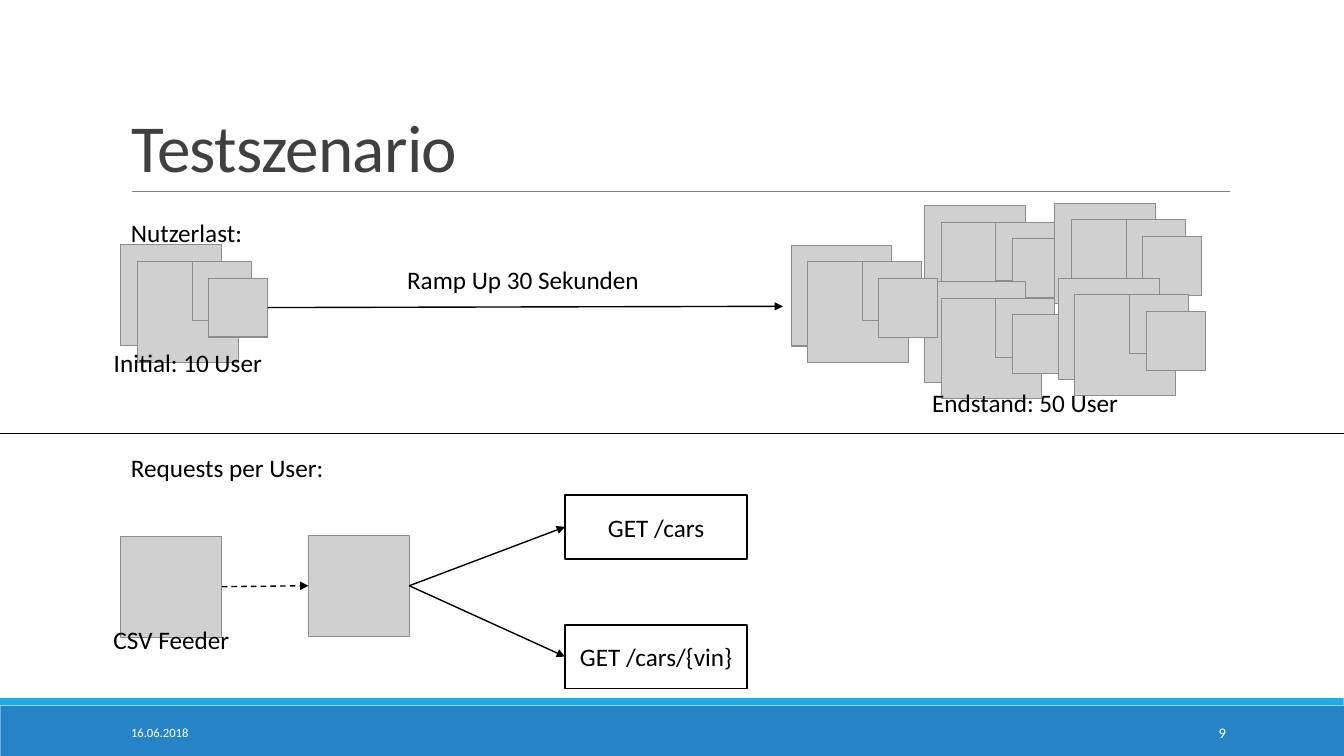
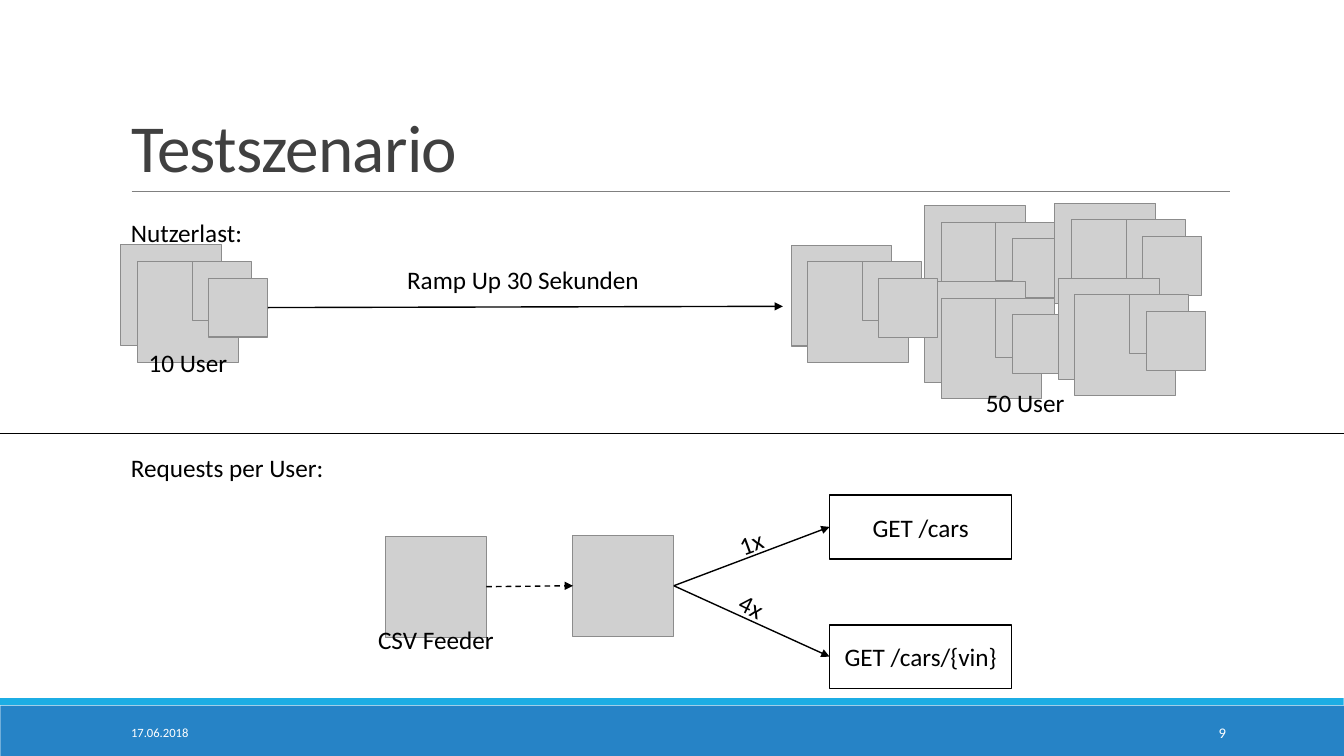
Before and after one commit to StTraeger/sqs-car-webservice, a slide deck: slide 9 of LoadTesting.pptx. Drawn at 1344x756 pixels with LibreOffice and Linux fonts; fonts in the diff are those of the drawing; grey boxes stand for pictures. Boxes give left, top, right and bottom in pixels: in the first picture for what was removed or moved away, otherwise in the second. Text is boxed around its words. In the diff, an @@ line names an element or a change of style, - is before the commit and + after.

```diff
--- a/LoadTesting.pptx
+++ b/LoadTesting.pptx
@@ text at (x1=149, y1=355, x2=227, y2=379): text changed @@
-Initial: 10 User
+10 User
@@ text at (x1=986, y1=392, x2=1064, y2=413): text changed @@
-Endstand: 50 User
+50 User
@@ text added at (x1=743, y1=536, x2=765, y2=561), 18 pt, text #000000 @@
+1x
@@ 3 arrows, 2 pictures, 2 rectangles, 1 text moved together from (x1=113, y1=495, x2=748, y2=689) to (x1=378, y1=495, x2=1012, y2=689) @@
@@ text added at (x1=737, y1=598, x2=758, y2=620), 18 pt, text #000000 @@
+4x
@@ text at (x1=131, y1=728, x2=188, y2=737): text changed @@
-16.06.2018
+17.06.2018
```
Also in this commit, not shown: 10 other slides changed, 2 slides added, 1 other file.
